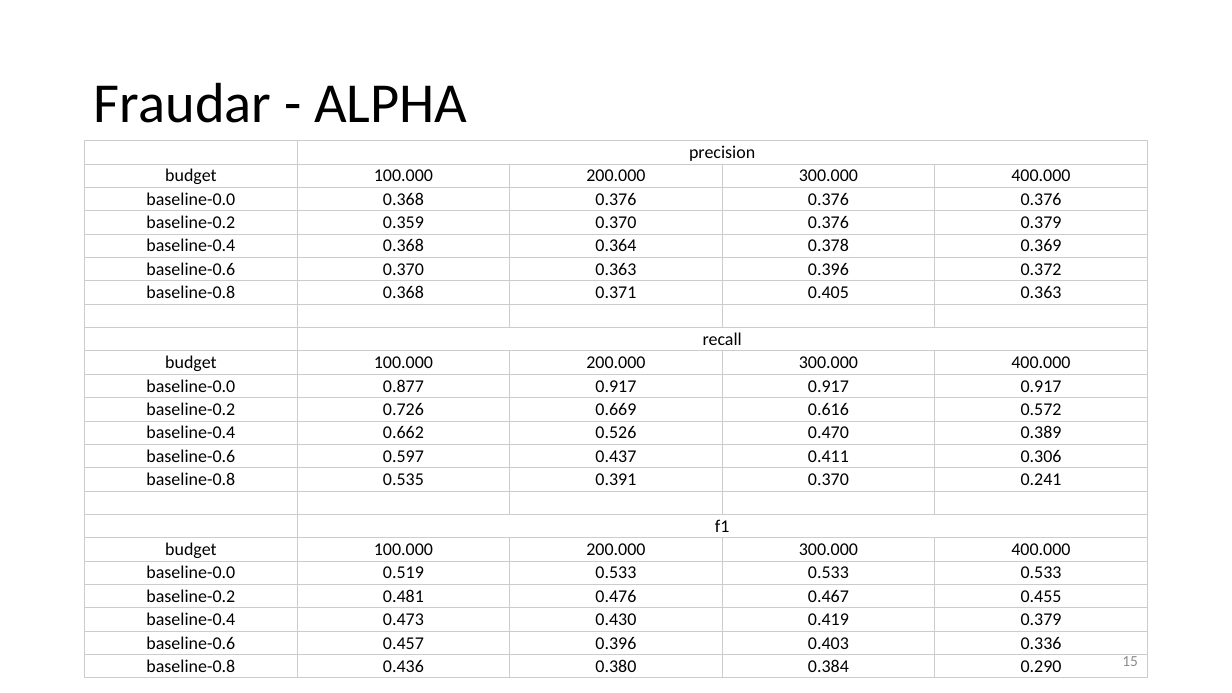
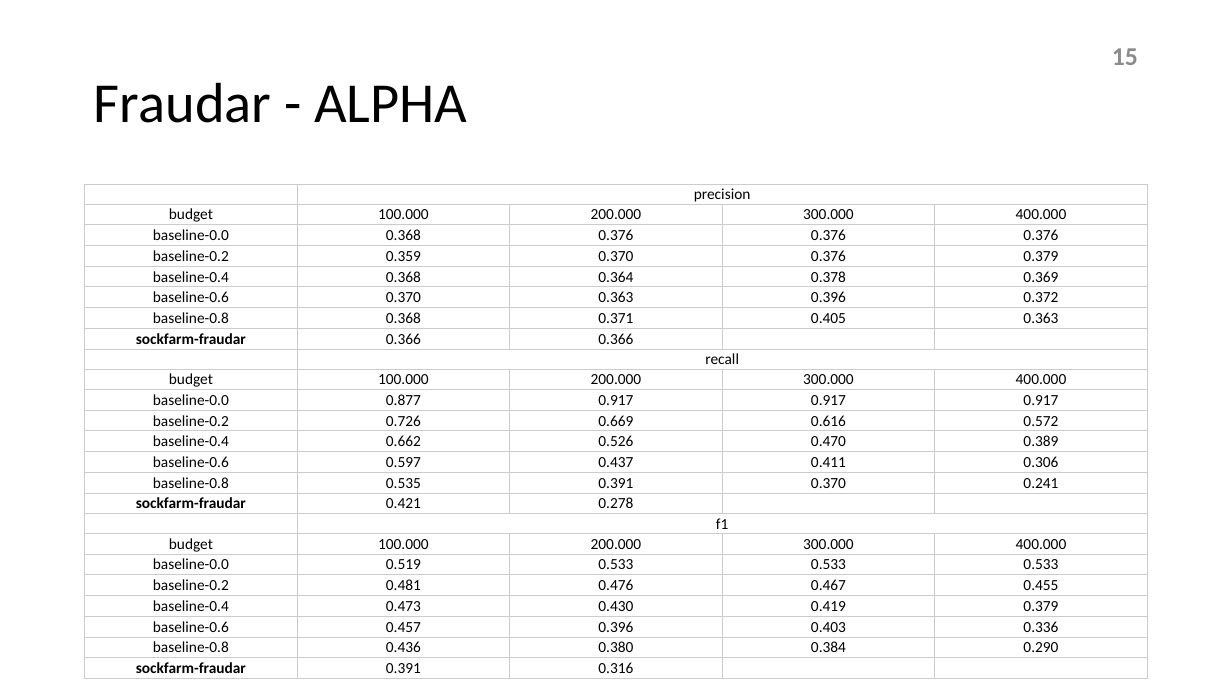
Before and after one commit to hellokayas/Sockfarm-Project, a slide deck: slide 15 of resources/sockfarm.pptx. Drawn at 1232x693 pixels with LibreOffice and Linux fonts; fonts in the diff are those of the drawing. Boxes give left, top, right and bottom in pixels: in the first picture for what was removed or moved away, otherwise in the second. Text is boxed around its words. In the diff, an @@ line names an element or a change of style, - is before the commit and + after.

```diff
--- a/resources/sockfarm.pptx
+++ b/resources/sockfarm.pptx
@@ page number: place and size @@
-page number at (1122,654,1138,666)
+page number at (1112,48,1138,65)
@@ page number at (1112,48,1138,65): size 12 to 20 pt, bold on @@
@@ table at (85,185,1148,677) @@
-row 8:  |  |  |  | 
+row 8: sockfarm-fraudar | 0.366 | 0.366 |  | 
-row 16:  |  |  |  | 
+row 16: sockfarm-fraudar | 0.421 | 0.278 |  | 
+row 24: sockfarm-fraudar | 0.391 | 0.316 |  | 
@@ table: place and size @@
-table at (85,140,1148,676)
+table at (85,185,1148,677)
```
Also in this commit, not shown: 23 other slides changed, 3 slides added.
